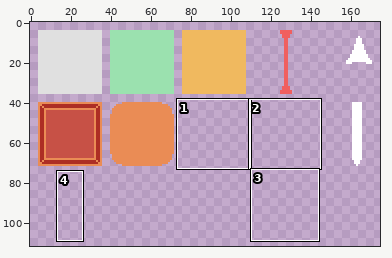
File history of a pixel-art file, Art SourceFiles/FroGolF-UI.aseprite. Above, an overview of the earlier version with the close-up marked.
Close-up. Old version:
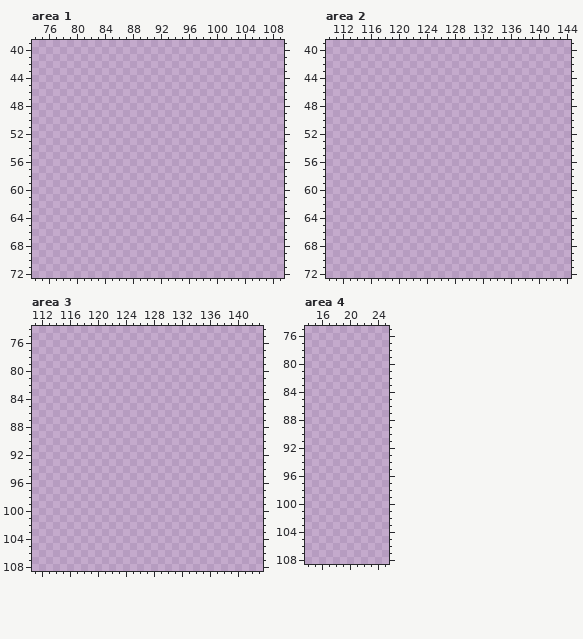
184x364 pixels, 1 frame. Shown: area 1: x 74..109, y 39..72; area 2: x 110..144, y 39..72; area 3: x 111..143, y 74..108; area 4: x 14..25, y 75..108. The wide view leaves out empty margins. The commit also changed other parts of the picture, which this record leaves out.
After:
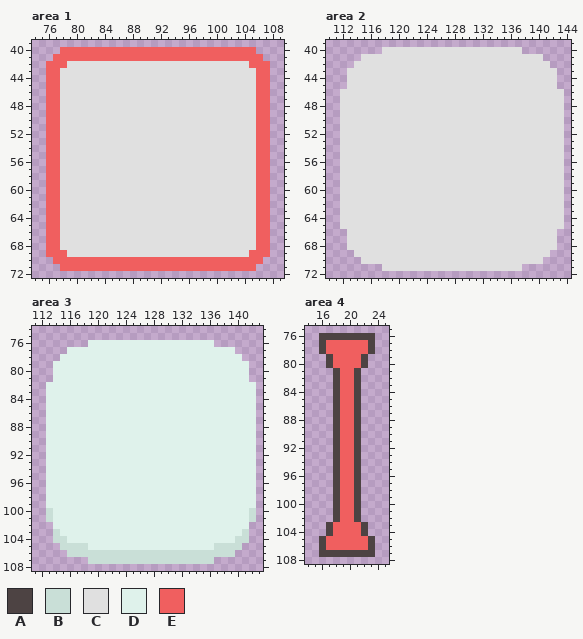
Palette (. is transparent): A #4d4343  B #c9dfd7  C #e0e0e0  D #dff2eb  E #f05f5f
Change:
layer "Layer 3" added
layer "Layer 1 #2" added
Area 1, layer "Layer 3":
Colour C now appears in row 42 at x 79 to 104; in rows 43 to 68 at x 78 to 105; in row 69 at x 79 to 104.
Colour E now appears in row 40 at x 78 to 105; in row 41 at x 77 to 106; in row 42 at x 76 to 78 and 105 to 107; in rows 43 to 68 at x 76 to 77 and 106 to 107; in row 69 at x 76 to 78 and 105 to 107; in row 70 at x 77 to 106.
Colour E now appears in row 71 at x 78 to 105.
Area 2, layer "Layer 2":
Colour C now appears in row 40 at x 118 to 137; in row 41 at x 115 to 140; in row 42 at x 114 to 141; in rows 43 to 45 at x 113 to 142; in rows 46 to 65 at x 112 to 143; in rows 66 to 68 at x 113 to 142.
Colour C now appears in row 69 at x 114 to 141; in row 70 at x 115 to 140; in row 71 at x 118 to 137.
Area 3, layer "Layer 2":
Colour B now appears in rows 100 to 101 at x 113 and 142; in row 103 at x 114 and 141; in row 104 at x 114 to 115 and 140 to 141; in row 105 at x 115 to 118 and 137 to 140; in row 106 at x 116 to 139; in row 107 at x 119 to 136.
Colour D now appears in row 76 at x 119 to 136; in row 77 at x 116 to 139; in row 78 at x 115 to 140; in rows 79 to 81 at x 114 to 141; in rows 82 to 99 at x 113 to 142; in rows 100 to 102 at x 114 to 141.
Colour D now appears in row 103 at x 115 to 140; in row 104 at x 116 to 139; in row 105 at x 119 to 136.
Area 4, layer "Layer 1 #2":
Colour A now appears in row 76 at x 16 to 23; in rows 77 to 78 at x 16 and 23; in rows 79 to 80 at x 17 and 22; in rows 81 to 102 at x 18 and 21; in rows 103 to 104 at x 17 and 22; in rows 105 to 106 at x 16 and 23.
Colour A now appears in row 107 at x 16 to 23.
Colour E now appears in rows 77 to 78 at x 17 to 22; in rows 79 to 80 at x 18 to 21; in rows 81 to 102 at x 19 to 20; in rows 103 to 104 at x 18 to 21; in rows 105 to 106 at x 17 to 22.
Changed places in both close-ups, as pixel boxes (x1, y1, x2, y2):
added: (46, 47, 270, 271)
added: (340, 47, 564, 271)
added: (46, 340, 256, 564)
added: (319, 333, 375, 557)
